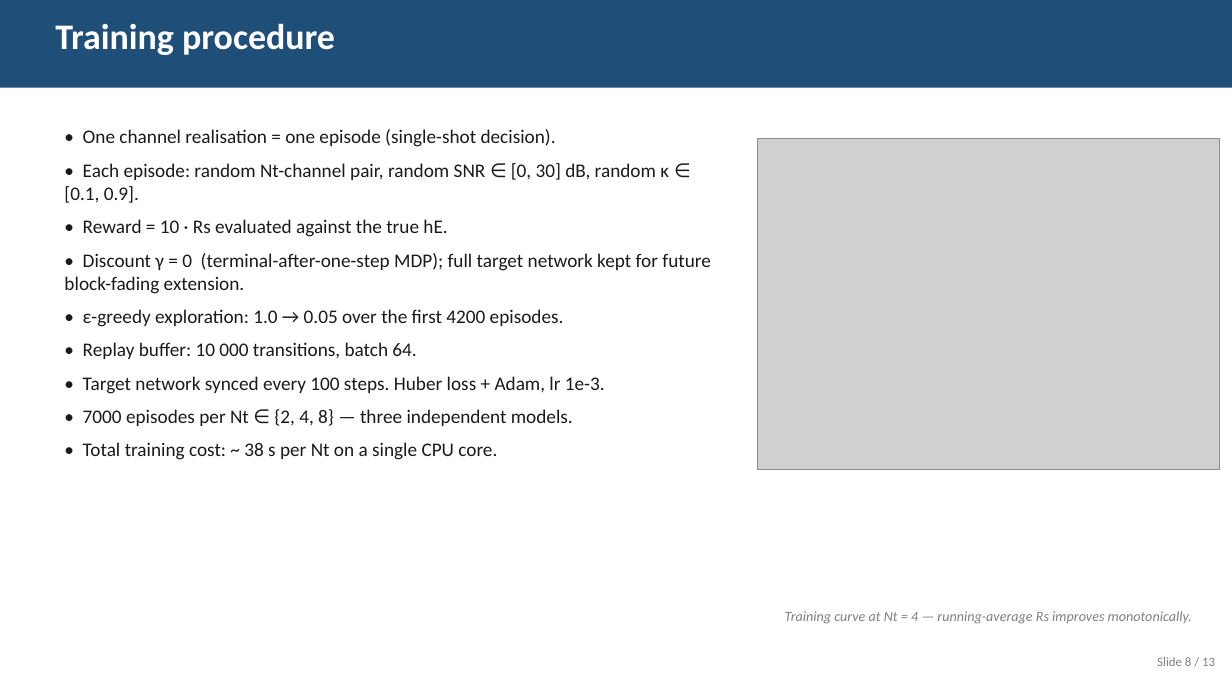
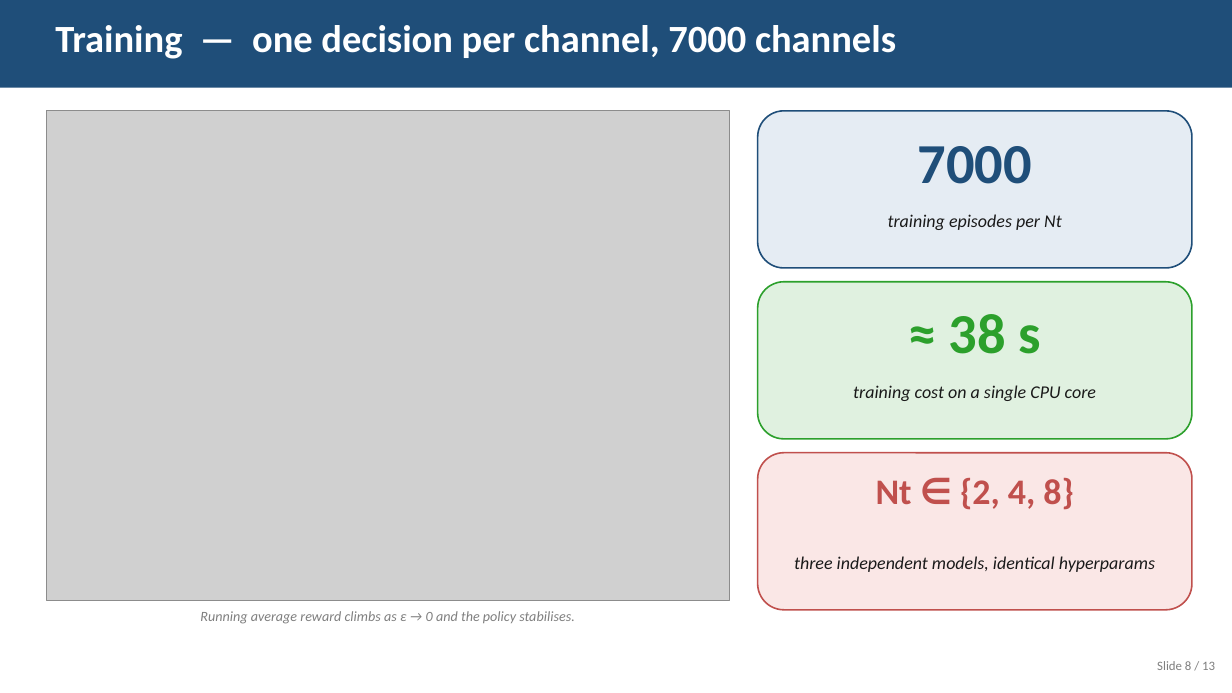
Before and after one commit to kryptbakar/DQN-Enhanced-Adaptive-Artificial-Noise-Power-Allocation, a slide deck: slide 8 of report/slides.pptx. Drawn at 1232x693 pixels with LibreOffice and Linux fonts; fonts in the diff are those of the drawing; grey boxes stand for pictures. Boxes give left, top, right and bottom in pixels: in the first picture for what was removed or moved away, otherwise in the second. Text is boxed around its words. In the diff, an @@ line names an element or a change of style, - is before the commit and + after.

Commit message:
redesign slide deck — visual cards, fewer formulas, classroom-friendly
The previous deck packed too much math and dense bullets per slide for a
10-12 minute talk in front of a mixed audience (instructor + classmates).
This pass restructures the same 13-slide flow around visual cards, larger
type, and one-idea-per-slide.

Per-slide changes:
- Slide 1: cleaner title, accent strip, larger paper title.
- Slide 2 (problem): story-first, no inline math; 5 short bullets.
- Slide 3 (system model): three coloured cards for Alice / Bob / Eve;
  only the imperfect-CSI equation kept, embedded as a rendered PNG.
- Slide 4 (classical answers): two side-by-side cards (Fixed vs
  Traditional) with pros/cons rather than equations.
- Slide 5 (failure mode): full-bleed figure, single-sentence caption.
- Slide 6 (our approach): three idea blocks (Reframe / Two key inputs /
  Single deployable model) instead of architecture details.
- Slide 7 (state + action): icons for the seven state items, one
  rendered equation for the alignment cue, two cards for action and
  network. Formula-density way down.
- Slide 8 (training): training curve on the left, three 'stat' cards
  (7000 episodes, ~38 s, three Nt) replacing the dense hyperparam list.
- Slides 9 + 10: same plot story but trimmed captions.
- Slide 11 (demo cue): five compact tab cards with icon + name + 1-line
  description.
- Slide 12 (takeaways): three coloured cards (Problem / Fix / Outcome)
  instead of a long bullet list.
- Slide 13: thank-you, unchanged.

Reduces visible formula count from a dozen-plus inline strings to two
rendered PNGs (CSI model on slide 3, alignment on slide 7) — math is
still present where it earns its place, but the deck reads as a
presentation, not a paper.

```diff
--- a/report/slides.pptx
+++ b/report/slides.pptx
@@ text at <box>55,25,896,59</box>: text changed; size 28 to 30 pt @@
-Training procedure
+Training — one decision per channel, 7000 channels
@@ picture: place and size @@
-picture at <box>758,139,1220,470</box>
+picture at <box>46,111,730,601</box>
@@ rounded rectangle added at <box>758,111,1192,268</box>, fill #E5ECF3, outline #1F4E79 1.25 pt @@
@@ text removed at <box>64,129,710,460</box> @@
-• One channel realisation = one episode (single-shot decision).
-• Each episode: random Nt-channel pair, random SNR ∈ [0, 30] dB, random κ ∈ [0.1, 0.9].
-• Reward = 10 · Rs evaluated against the true hE.
-• Discount γ = 0 (terminal-after-one-step MDP); full target network kept for future block-fading extension.
-• ε-greedy exploration: 1.0 → 0.05 over the first 4200 episodes.
-• Replay buffer: 10 000 transitions, batch 64.
-• Target network synced every 100 steps. Huber loss + Adam, lr 1e-3.
-• 7000 episodes per Nt ∈ {2, 4, 8} — three independent models.
-• Total training cost: ~ 38 s per Nt on a single CPU core.
@@ text added at <box>918,146,1032,184</box>, 44 pt, text #1F4E79, bold @@
+7000
@@ text added at <box>888,214,1062,230</box>, 14 pt, text #1A1A1A, italic @@
+training episodes per Nt
@@ rounded rectangle added at <box>758,282,1192,439</box>, fill #E0F1E0, outline #2CA02C 1.25 pt @@
@@ text added at <box>949,314,1041,354</box>, 44 pt, text #2CA02C, bold @@
+≈ 38 s
@@ text added at <box>853,385,1096,401</box>, 14 pt, text #1A1A1A, italic @@
+training cost on a single CPU core
@@ rounded rectangle added at <box>758,453,1192,610</box>, fill #FAE7E6, outline #C0504D 1.25 pt @@
@@ text added at <box>876,478,1074,510</box>, 28 pt, text #C0504D, bold @@
+Nt ∈ {2, 4, 8}
@@ text added at <box>794,556,1155,572</box>, 14 pt, text #1A1A1A, italic @@
+three independent models, identical hyperparams
@@ text added at <box>200,611,574,624</box>, 11 pt, text #7F7F7F, italic @@
+Running average reward climbs as ε → 0 and the policy stabilises.
@@ text removed at <box>785,611,1192,624</box> @@
-Training curve at Nt = 4 — running-average Rs improves monotonically.
@@ text "Slide 8 / 13": place and size @@
-text "Slide 8 / 13" at <box>1157,657,1215,666</box>
+text "Slide 8 / 13" at <box>1157,661,1215,670</box>
```
Also in this commit, not shown: 7 other slides changed, 5 slides added, 5 slides removed, 1 other file.
